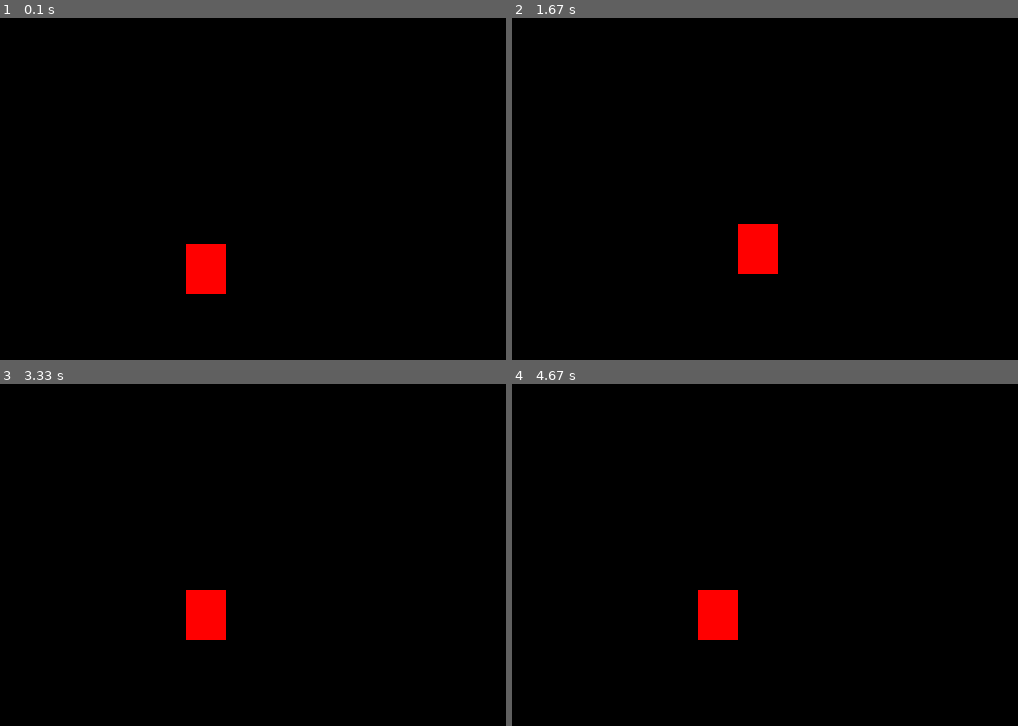
Above: before the commit, frames 1-4 (two rows, left to right).
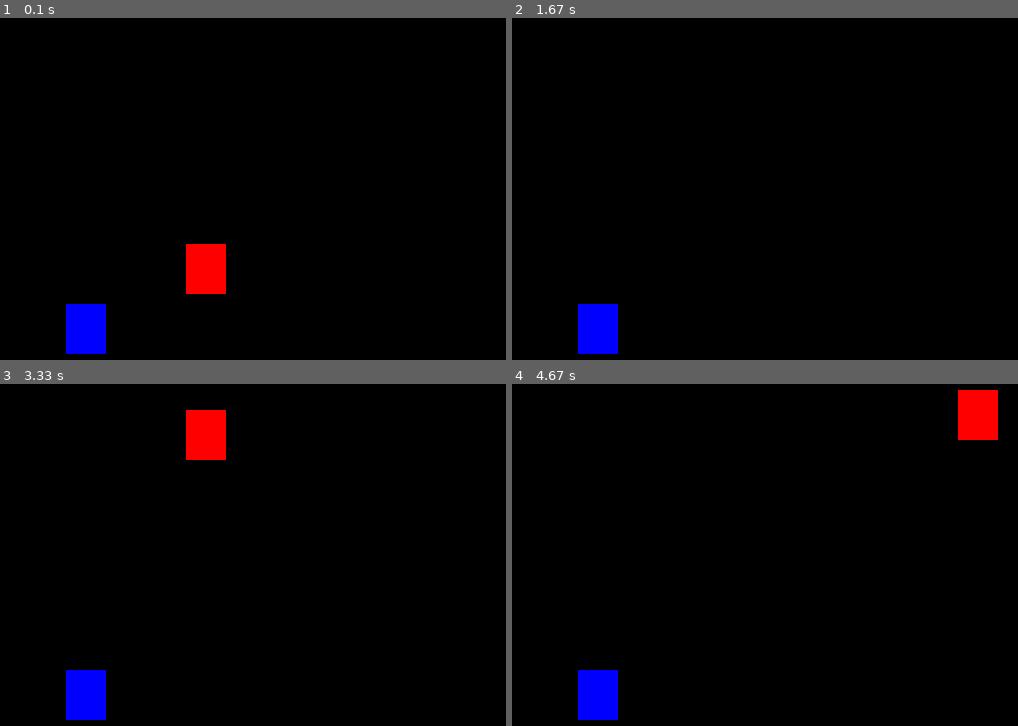
Above: after the commit, the same moments.

Repository: VictorJGB/pygame
Game: pygame game, started from GAME 01.py
Two runs of this game, one before a commit and one after it. Both use one fixed random seed, a clock stepped at 60 frames per second and the inputs below.
Inputs:
- Up to frame 1 (0.1 s): no input
- Up to frame 2 (1.67 s): hold D 0.33-0.8 s; hold W 0.83-1.13 s; hold D 1.17-1.63 s
- Up to frame 3 (3.33 s): hold A 1.67-2.2 s; hold S 2.23-2.53 s; hold A 2.57-2.97 s; hold W from 3 s (still down)
- Up to frame 4 (4.67 s): release W at 3.37 s; hold D 3.4-4.03 s; hold A from 4.47 s (still down)

The runs differ from the first frame. In frame 1, 1.2% of the frame differs, in the area x 13-21%, y 83-99%; in frame 2, 2.3%; in frame 3, 3.5%, in the area x 13-45%, y 7-99%; in frame 4, 3.5%.

Commit message:
Retangulo mundando de posição ao contato

Diff:
--- a/GAME 01.py
+++ b/GAME 01.py
@@ -1,6 +1,7 @@
 import pygame
 from pygame.locals import *
 from sys import exit
+from random import randint
 
 pygame.init()
 
@@ -8,20 +9,23 @@
 altura = 480
 x = largura / 2
 y = altura / 2
+
+x_azul = randint(40, 600)
+y_azul = randint(50, 430)
+
 relogio = pygame.time.Clock()
-
 tela = pygame.display.set_mode((largura, altura))
-
 pygame.display.set_caption('Jogo')
 
 #Código principal do Game
 while True:
-    relogio.tick(60)#Controle de FPS
+    relogio.tick(30)#Controle de FPS
     tela.fill((0,0,0))
     for event in pygame.event.get():
         if event.type == QUIT:
             pygame.quit()
             exit()
+        '''
         if event.type == KEYDOWN:
             if event.key == K_a:
                 x -= 20
@@ -31,8 +35,24 @@
                 y += 20
             elif event.key == K_w:
                 y -= 20
+        '''
+    if pygame.key.get_pressed()[K_a]:
+        x -= 20
+
+    elif pygame.key.get_pressed()[K_d]:
+        x += 20
+
+    elif pygame.key.get_pressed()[K_s]:
+        y += 20
+
+    elif pygame.key.get_pressed()[K_w]:
+        y -= 20
+
     #Desenhando os objetos
-    pygame.draw.rect(tela, (255,0,0), (x,y,40,50))
+    ret_vermelho = pygame.draw.rect(tela, (255,0,0), (x,y,40,50))
+    ret_azul = pygame.draw.rect(tela ,(0,0,255), (200,300,40,50))
 
+    if ret_vermelho.colliderect(ret_azul):
+        print('COLISÃO')
 
     pygame.display.update()
